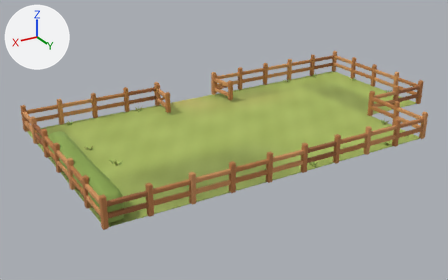
Two versions of the glTF model assets/dynamic_farm/cow_barn/yard_perimeter.glb, one commit apart.
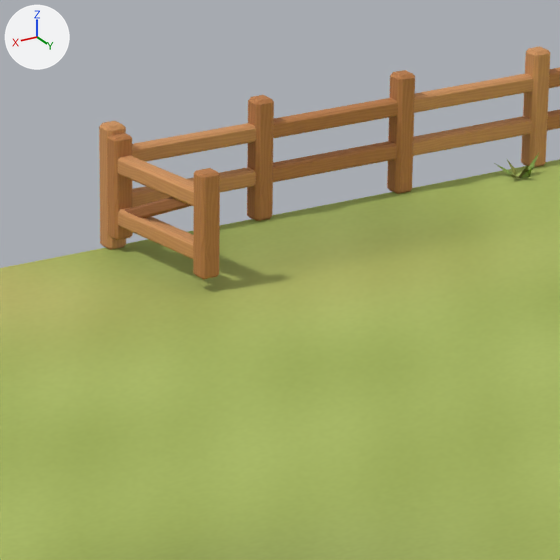
There are two pictures of each version: one whole from a 50 mm camera at (14.51, 10.49, 6.56) aimed at (6.31, -3.17, -0.27), one close up on the part from 43% to 66% of the width and 18% to 54% of the height. The lights are fixed; the arrows at upper left show +X, +Y and +Z. The first two pictures are the older version. Vertices at exactly the same position are counted once.

In view in the first close-up: 'yard_perimeter'.
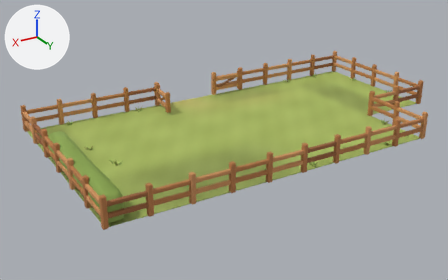
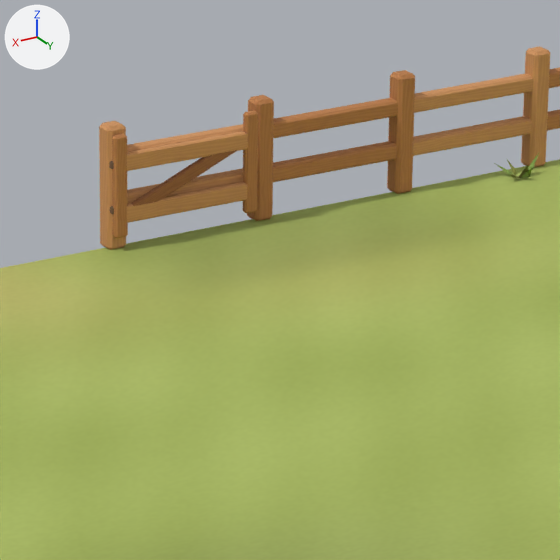
Location of each change, (x1, y1, x2, y2) in pixels of the close-ups (560 x 560 px; the box of a moved part takes in the faces that stretch with it):
part 1 of me_fence_rail, moved or reshaped: before (107, 133, 133, 240); after (112, 134, 128, 238)
part 2 of me_fence_rail, moved or reshaped: before (193, 168, 220, 279); after (243, 111, 258, 213)
part 3 of me_fence_rail, moved or reshaped: before (118, 155, 194, 259); after (127, 131, 248, 223)

The change, as a diff of the scene's bpy script:
```diff
--- a/assets/dynamic_farm/cow_barn/yard_perimeter.glb.py
+++ b/assets/dynamic_farm/cow_barn/yard_perimeter.glb.py
@@ me_fence_rail @@
 me_fence_rail.from_pydata(...)  # 2923 vertices, 5348 faces; spans x -0.06..11.06, y -6.06..0.06, z 0.0..0.74
 # used by ob_yard_perimeter; location = (0.0, 0.0, 0.0)
+# me_fence_rail part 1: the loose piece of 24 vertices spanning x 4.94..5.06, y -5.97..-5.87, z 0.08..0.69 is scaled about its middle by (0.692, 0.366, 1.01)
+# me_fence_rail part 2: the loose piece of 24 vertices spanning x 4.87..4.99, y -5.15..-5.04, z 0.08..0.69 is scaled about its middle by (0.692, 0.366, 1.01), then moved by (-0.81, -0.83, 0.0)
+# me_fence_rail part 3: 72 of the vertices in x 4.88..5.05, y -5.93..-5.08, z 0.17..0.59 are multiplied about their middle by the matrix ((0.097, -1.069, 0.002), (0.435, 0.038, 0.0), (0.0, 0.0, 1.007)), then moved by (-0.4, -0.41, 0.0)
 me_fence_rail.materials.append(mat_cattle_yard_matte)
```
